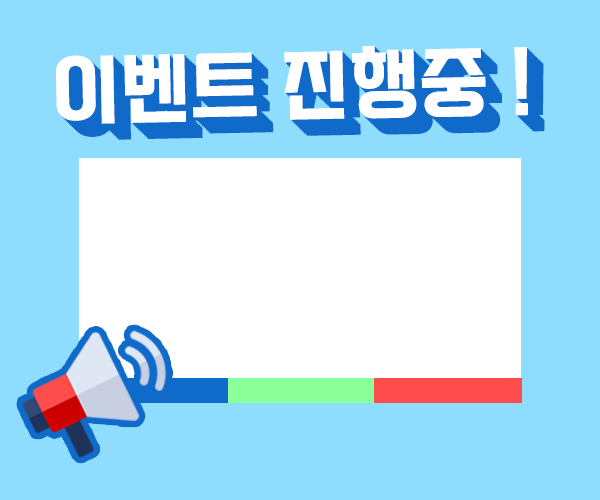
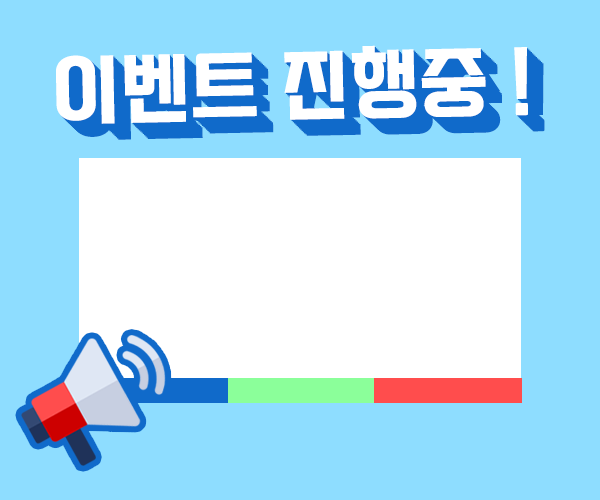
Revision of a layered 600 × 500 image; what changed, layer by layer:
renamed "Layer 1" to "Layer 2", painted on it over (x1=21, y1=330, x2=168, y2=466)
